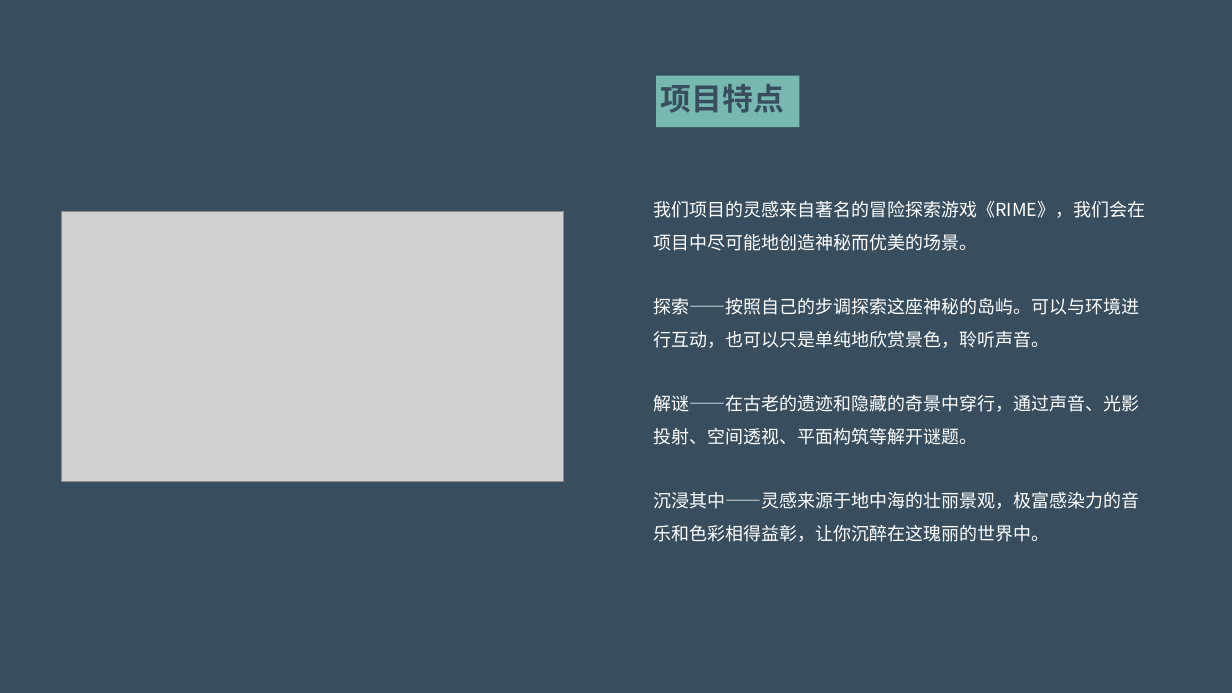
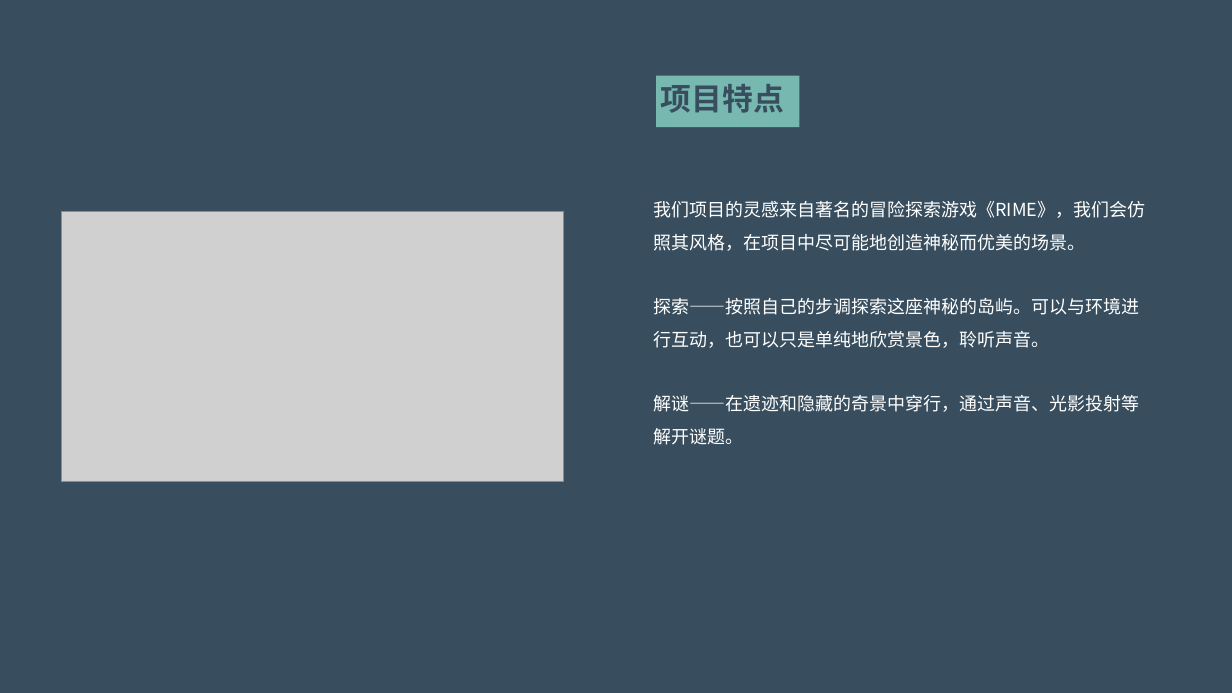
Before and after one commit to computer-graphics-group/Island, a slide deck: slide 5 of 计图期末项目介绍.pptx. Drawn at 1232x693 pixels with LibreOffice and Linux fonts; fonts in the diff are those of the drawing; grey boxes stand for pictures. Boxes give left, top, right and bottom in pixels: in the first picture for what was removed or moved away, otherwise in the second. Text is boxed around its words. In the diff, an @@ line names an element or a change of style, - is before the commit and + after.

Commit message:
update ppt

```diff
--- a/计图期末项目介绍.pptx
+++ b/计图期末项目介绍.pptx
@@ text at (x1=653, y1=201, x2=1145, y2=251): text changed @@
-我们项目的灵感来自著名的冒险探索游戏《RIME》，我们会在项目中尽可能地创造神秘而优美的场景。
+我们项目的灵感来自著名的冒险探索游戏《RIME》，我们会仿照其风格，在项目中尽可能地创造神秘而优美的场景。
@@ text at (x1=653, y1=395, x2=1139, y2=445): text changed @@
-解谜——在古老的遗迹和隐藏的奇景中穿行，通过声音、光影投射、空间透视、平面构筑等解开谜题。
-沉浸其中——灵感来源于地中海的壮丽景观，极富感染力的音乐和色彩相得益彰，让你沉醉在这瑰丽的世界中。
+解谜——在遗迹和隐藏的奇景中穿行，通过声音、光影投射等解开谜题。
```
Also in this commit, not shown: 1 other slide changed, 1 other file.
